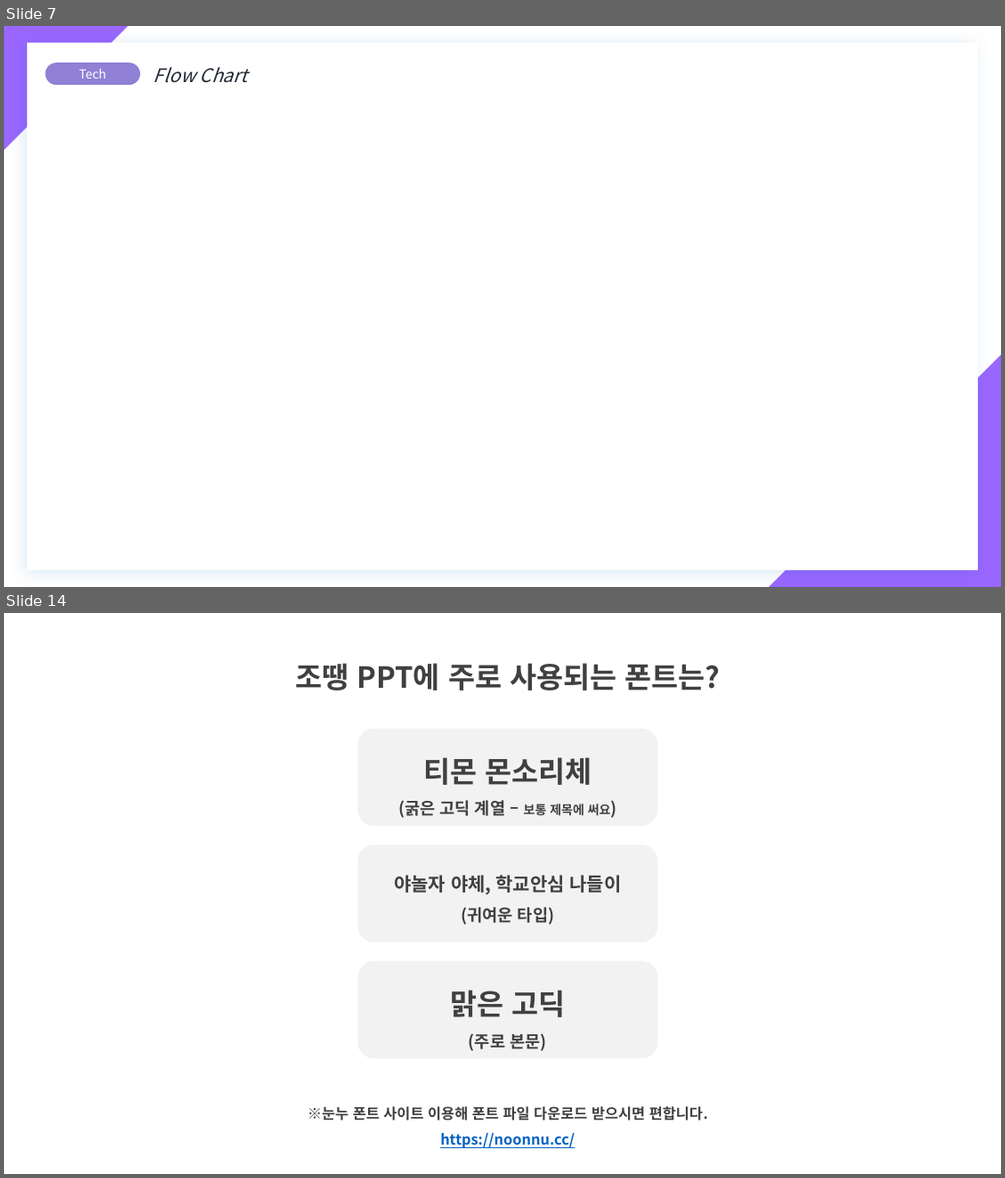
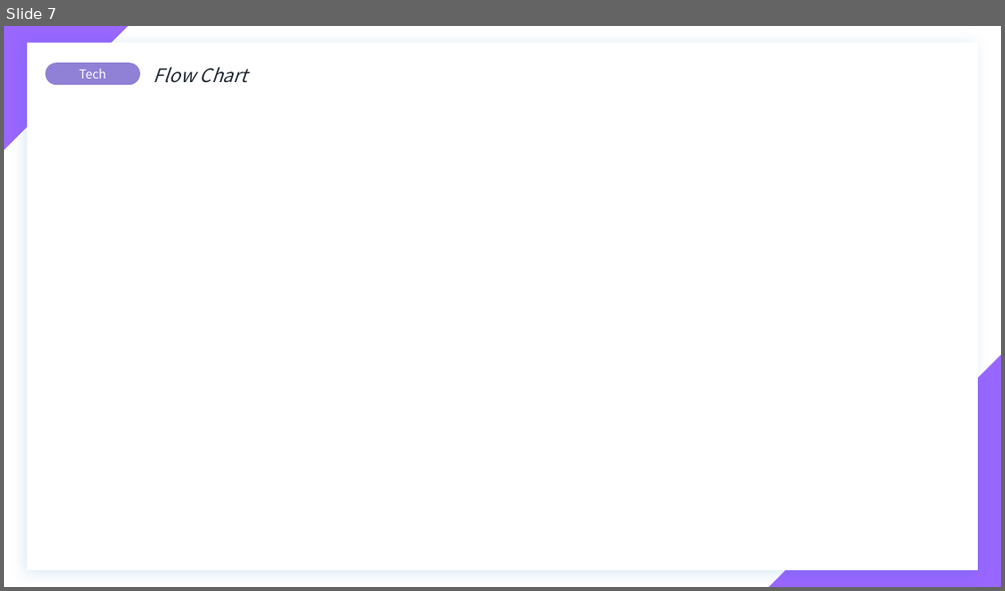
Before and after one commit to YeongIn-Hwang/2025_AI_Academic-Festival, a slide deck: Voyage.pptx. Shown one above the other, each under a label of ours: slides 7 and 14 before the commit, slide 7 after it; the slides between them are not shown. The pictures are 1005x1178 and 1005x591 pixels, drawn with LibreOffice and Linux fonts; fonts in the diff are those of the drawing. Boxes give left, top, right and bottom in pixels: in the first picture for what was removed or moved away, otherwise in the second. Text is boxed around its words. In the diff, an @@ line names an element or a change of style, - is before the commit and + after.

```diff
--- a/Voyage.pptx
+++ b/Voyage.pptx
@@ slide 14 removed at box(4, 613, 1001, 1174), background #FFFFFF @@
@@ text removed at box(295, 663, 720, 690) @@
-조땡 PPT에 주로 사용되는 폰트는?
@@ rounded rectangle removed at box(357, 728, 657, 826) @@
-티몬 몬소리체
-(굵은 고딕 계열 – 보통 제목에 써요)
@@ rounded rectangle removed at box(357, 844, 657, 942) @@
-야놀자 야체, 학교안심 나들이
-(귀여운 타입)
@@ rounded rectangle removed at box(357, 961, 657, 1058) @@
-맑은 고딕
-(주로 본문)
@@ text removed at box(307, 1106, 708, 1148) @@
-※눈누 폰트 사이트 이용해 폰트 파일 다운로드 받으시면 편합니다.
-https://noonnu.cc/
```
Also in this commit, not shown: 2 slides changed, 6 slides added, 4 other slides removed, 3 other files.
